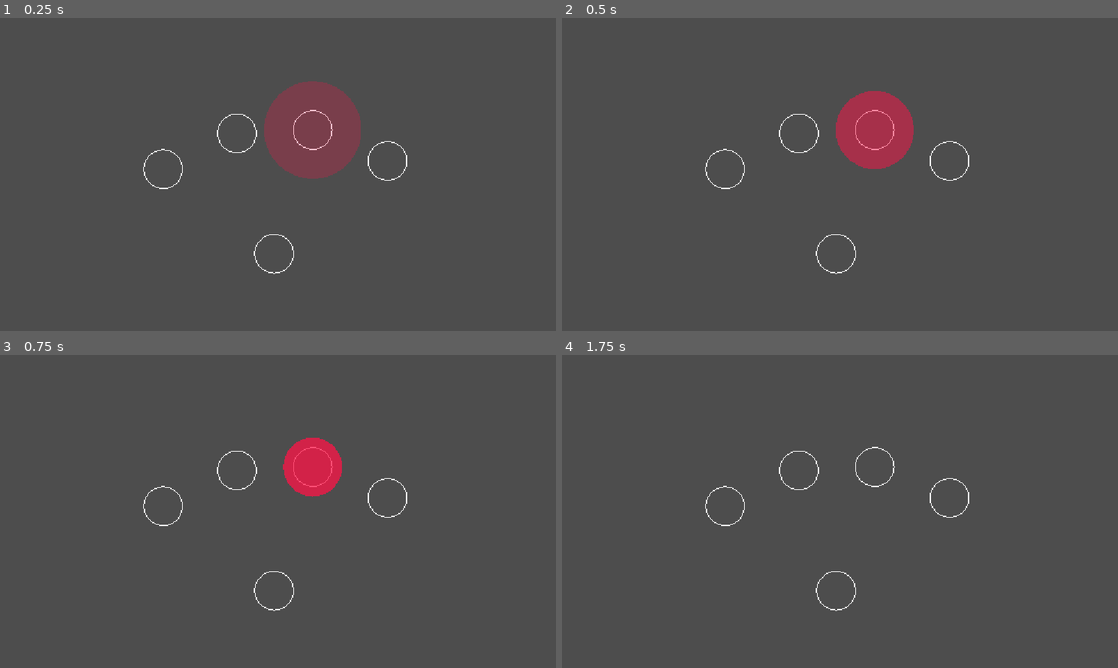
Above: before the commit, frames 1-4 (two rows, left to right).
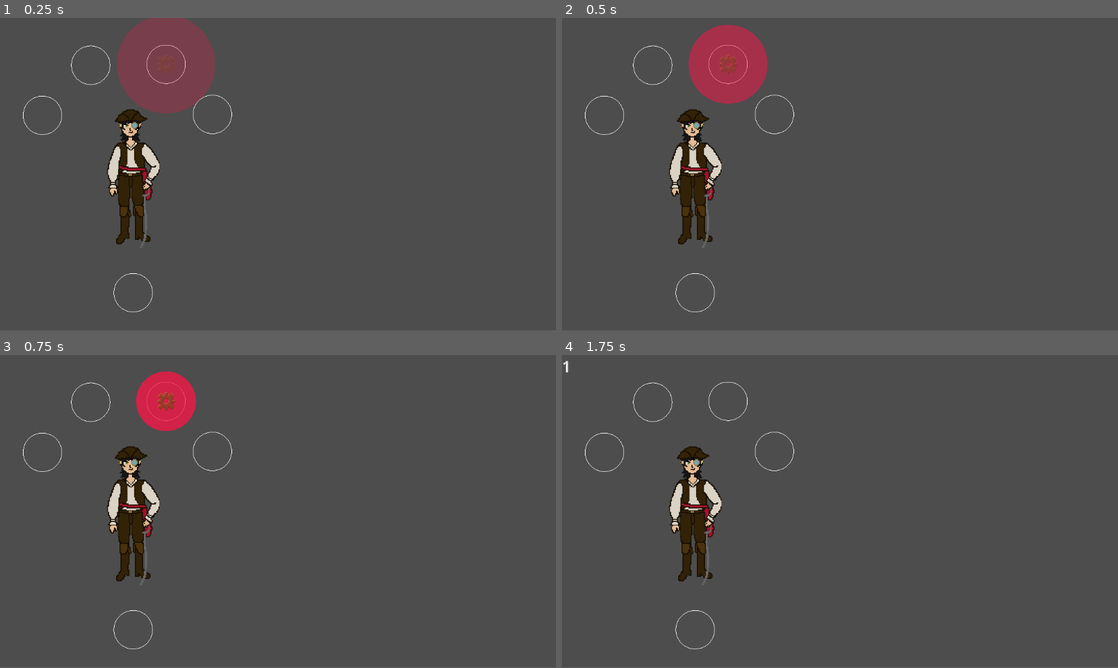
Above: after the commit, the same moments.

Repository: orfnyc/PirateGame
Game: Godot game, scene res://Scenes/CombatScene.tscn
Same seed, same stepped clock (60 frames per second), same inputs: the game is played once before the commit and once after it. Sound files missing from this copy of the repository are replaced by a short silence.
Inputs:
- Up to frame 1 (0.25 s): no input
- Up to frame 2 (0.5 s): no input
- Up to frame 3 (0.75 s): tap A (A) at 0.6 s
- Up to frame 4 (1.75 s): tap D (D) at 0.8, 1.35 s; tap Enter at 1.25 s; tap S (S) at 1.55 s
The window is 800x450 before the commit and 800x449 after it. Grey fills any space a smaller window leaves; there, only what the larger window draws over its background counts as a difference.

The runs differ from the first frame. In frame 1, 11% of the frame differs, in the area x 4-74%, y 0-94%; in frame 2, 8.4%; in frame 3, 6.0%; in frame 4, 2.9%.

Commit message:
adding sprites and changing sizing

Diff:
--- a/Scenes/CombatScene.gd
+++ b/Scenes/CombatScene.gd
@@ -1,7 +1,6 @@
 extends Node2D
 
 const NOTE = preload("uid://djord860u55gt")
-@onready var test: AudioStreamPlayer = $Test
 
 @onready var notes_folder: Node = $NotesFolder
 @onready var conductor: AudioStreamPlayer = $Conductor
@@ -20,6 +19,7 @@
 	3: $NotesFolder/Right,
 	5: $NotesFolder/Bottom
 }
+@onready var ui: Control = $UI
 
 var inputs: Dictionary[int, String] = {
 	1: 'A',
@@ -33,6 +33,8 @@
 var playlist_array: Array[AudioStreamMP3] = []
 var playlist_index: int = 0
 var notes_data: Dictionary[float, int] = {}
+
+var combo: int = 0
 
 func _ready() -> void:
 	# generate song from clip graph
@@ -56,15 +58,6 @@
 		beats_count += songs_array[i].num_beats
 	conductor.stream = playlist
 
-
-#func load_text_file(file_path: String):
-	#if not FileAccess.file_exists(file_path):
-		#return
-	#var file = FileAccess.open(file_path, FileAccess.READ)
-	#while file.get_position() < file.get_length():
-		#var line = file.get_line().split(" ")
-		#notes_data[float(line[0])] = int(line[1])
-
 func increment_score(val: int):
 	score += val
 
@@ -76,12 +69,40 @@
 		new_note.connect("clicked", evaluate_for_removal)
 		notes_folders[notes_data[pos]].add_child(new_note)
 
-func evaluate_for_removal(note: Note, status: String):
+func evaluate_for_removal(note: Note, status: String, early: bool):
 	var others_at_position: Array[Node] = note.get_parent().get_children()
 	if note == others_at_position[0]:
-		print(status)
+		var delta_score = 0
+		if status == "total miss":
+			delta_score = -2
+		elif status == "miss":
+			delta_score = -1
+		elif status == "okay":
+			delta_score = 1
+		elif status == "good":
+			delta_score = 2
+		elif status == "perfect":
+			delta_score = 3
+		elif status == "true perfect":
+			delta_score = 5
+		if delta_score >= 2:
+			combo += 1
+		else:
+			combo = 0
+		if combo >= 32:
+			delta_score *= 8
+		elif combo >= 8:
+			delta_score *= 4
+		elif combo >= 2:
+			delta_score *= 2
+		score += delta_score
+		if status == "true perfect":
+			print("true perfect!")
+		else:
+			print(("Early" if early else "Late") + " " + status)
+		ui.update_score(score)
 		note.queue_free()
 
 func _draw() -> void:
 	for i in range(1,6):
-		draw_arc(buttons[i].position, 40, 0, TAU, 100, Color.WHITE)
+		draw_arc(buttons[i].position, 20, 0, TAU, 100, Color.WHITE)
--- a/Scenes/CombatScene.tscn
+++ b/Scenes/CombatScene.tscn
@@ -1,28 +1,37 @@
 [gd_scene format=3 uid="uid://cdsl7fyqpk3t0"]
 
 [ext_resource type="Script" uid="uid://cacc63xt0y3lk" path="res://Scenes/CombatScene.gd" id="1_2mqg5"]
+[ext_resource type="Texture2D" uid="uid://do8koea4cvrki" path="res://Assets/Art/cap_fullbody_neutral.png" id="2_memue"]
 [ext_resource type="AudioStream" uid="uid://o8ijkenfua1s" path="res://Assets/Songs/Connector-1.mp3" id="3_sygbj"]
 [ext_resource type="PackedScene" uid="uid://2g3a30yucngk" path="res://Scenes/Conductor.tscn" id="4_eel7g"]
+[ext_resource type="PackedScene" uid="uid://5oyud0wysm0k" path="res://Scenes/Ui.tscn" id="4_memue"]
 
 [node name="CombatScene" type="Node2D" unique_id=946611104]
 script = ExtResource("1_2mqg5")
 
+[node name="Sprites" type="CanvasLayer" parent="." unique_id=1622869797]
+
+[node name="Sprite2D" type="Sprite2D" parent="Sprites" unique_id=674745987]
+position = Vector2(137, 167)
+texture = ExtResource("2_memue")
+
 [node name="ButtonsFolder" type="Node" parent="." unique_id=449216303]
 
 [node name="Bottom" type="Node2D" parent="ButtonsFolder" unique_id=902340771]
-position = Vector2(568, 488)
+position = Vector2(138, 285)
+scale = Vector2(0.58680046, -0.08218695)
 
 [node name="Middle" type="Node2D" parent="ButtonsFolder" unique_id=1639243739]
-position = Vector2(491, 239)
+position = Vector2(94, 49)
 
 [node name="Left" type="Node2D" parent="ButtonsFolder" unique_id=1510809900]
-position = Vector2(338, 313)
+position = Vector2(44, 101)
 
 [node name="Top" type="Node2D" parent="ButtonsFolder" unique_id=453686710]
-position = Vector2(803, 296)
+position = Vector2(220, 100)
 
 [node name="Right" type="Node2D" parent="ButtonsFolder" unique_id=907951854]
-position = Vector2(648, 232)
+position = Vector2(172, 48)
 
 [node name="NotesFolder" type="Node" parent="." unique_id=1356039001]
 
@@ -40,6 +49,6 @@
 stream = ExtResource("3_sygbj")
 bpm = 90
 
-[node name="Test" type="AudioStreamPlayer" parent="." unique_id=706613219]
+[node name="UI" parent="." unique_id=1634290381 instance=ExtResource("4_memue")]
 
 [connection signal="on_beat" from="Conductor" to="." method="_on_conductor_beat"]
--- a/Scenes/Note.gd
+++ b/Scenes/Note.gd
@@ -1,12 +1,11 @@
 class_name  Note
 extends Node2D
 
-var status: String = "miss"
 var current_note = null
 var size: int = 10
 var input = ""
 
-signal clicked(note: Note)
+signal clicked(note: Note, status: String, early: bool)
 
 # Called when the node enters the scene tree for the first time.
 func _ready() -> void:
@@ -14,34 +13,49 @@
 
 func init_note(pos: Vector2, inp: String) -> void:
 	position = pos
-	size = 120
+	size = 60
 	input = inp
 	modulate = Color("#ffffff00")
 	var tween: Tween = create_tween()
 	tween.set_ease(Tween.EASE_IN)
-	tween.tween_property(self, "size", 40, 1)
+	tween.tween_property(self, "size", 20, 1)
 	tween.parallel().tween_property(self, "modulate", Color("#FFFFFFFF"), 1)
 	tween.tween_property(self, "size", 0, 0.5)
 
-
-# Called every frame. 'delta' is the elapsed time since the previous frame.
-func _process(_delta: float) -> void:
+func _process(delta) -> void:
 	if size <= 2:
-		print("total miss")
-		queue_free()
-	if size >= 35 and size <= 45:
-		status = "perfect"
-	elif size >= 25 and size <= 55:
-		status = "good"
-	elif size >= 15 and size <= 65:
-		status = "okay"
-	else:
-		status = "miss"
+		clicked.emit(self, "total miss", false)
 	queue_redraw()
 
-func _unhandled_input(event):
+func _unhandled_input(_event):
+	var status: String = ""
+	var early: bool = false
 	if Input.is_action_just_pressed(input):
-		clicked.emit(self, status)
+		if size >= 32:
+			status = "miss"
+			early = true
+		elif size >= 27:
+			status = "okay"
+			early = true
+		elif size >= 23:
+			status = "good"
+			early = true
+		elif size >= 21:
+			status = "perfect"
+			early = true
+		elif size >= 19:
+			status = "true perfect"
+		elif size >= 17:
+			status = "perfect"
+		elif size >= 12:
+			status = "good"
+		elif size >= 7:
+			status = "okay"
+		elif size >= 2:
+			status = "miss"
+		else:
+			status = "total miss"
+		clicked.emit(self, status, early)
 
 func _draw() -> void:
 	draw_circle(Vector2.ZERO, size, Color("FF1447"))
--- a/Scenes/Note.tscn
+++ b/Scenes/Note.tscn
@@ -1,7 +1,11 @@
 [gd_scene format=3 uid="uid://djord860u55gt"]
 
 [ext_resource type="Script" uid="uid://iab553db5d0a" path="res://Scenes/Note.gd" id="1_1eugu"]
+[ext_resource type="Texture2D" uid="uid://csg3832hi5les" path="res://Assets/Art/prop_gear_bronze.png" id="2_picia"]
 
 [node name="Note" type="Node2D" unique_id=904582845]
 modulate = Color(1, 1, 1, 0)
 script = ExtResource("1_1eugu")
+
+[node name="Sprite2D" type="Sprite2D" parent="." unique_id=1184903433]
+texture = ExtResource("2_picia")
--- /dev/null
+++ b/Scenes/Ui.gd
@@ -0,0 +1,10 @@
+extends Control
+
+@onready var score_label: Label = $ScoreLabel
+
+# Called when the node enters the scene tree for the first time.
+func _ready() -> void:
+	pass # Replace with function body.
+
+func update_score(val: int) -> void:
+	score_label.text = str(val)
--- /dev/null
+++ b/Scenes/Ui.tscn
@@ -0,0 +1,19 @@
+[gd_scene format=3 uid="uid://5oyud0wysm0k"]
+
+[ext_resource type="Script" uid="uid://bscp18ooj315w" path="res://Scenes/Ui.gd" id="1_ih7qm"]
+
+[node name="UI" type="Control" unique_id=1634290381]
+layout_mode = 3
+anchors_preset = 15
+anchor_right = 1.0
+anchor_bottom = 1.0
+grow_horizontal = 2
+grow_vertical = 2
+size_flags_horizontal = 3
+size_flags_vertical = 3
+script = ExtResource("1_ih7qm")
+
+[node name="ScoreLabel" type="Label" parent="." unique_id=562212122]
+layout_mode = 0
+offset_right = 40.0
+offset_bottom = 23.0
--- a/project.godot
+++ b/project.godot
@@ -21,8 +21,11 @@
 
 [display]
 
+window/size/viewport_width=576
+window/size/viewport_height=324
+window/size/window_width_override=1152
+window/size/window_height_override=648
 window/stretch/mode="canvas_items"
-window/stretch/aspect="expand"
 
 [editor]
 
@@ -63,6 +66,7 @@
 
 [rendering]
 
+textures/canvas_textures/default_texture_filter=0
 rendering_device/driver.windows="d3d12"
 renderer/rendering_method="gl_compatibility"
 renderer/rendering_method.mobile="gl_compatibility"
Binary file added: Assets/Art/cap_fullbody_neutral.png
Not shown, added: Assets/Art/cap_fullbody_neutral.png.import
Binary file added: Assets/Art/prop_gear_bronze.png
Not shown, added: Assets/Art/prop_gear_bronze.png.import
Not shown, added: Scenes/Ui.gd.uid
